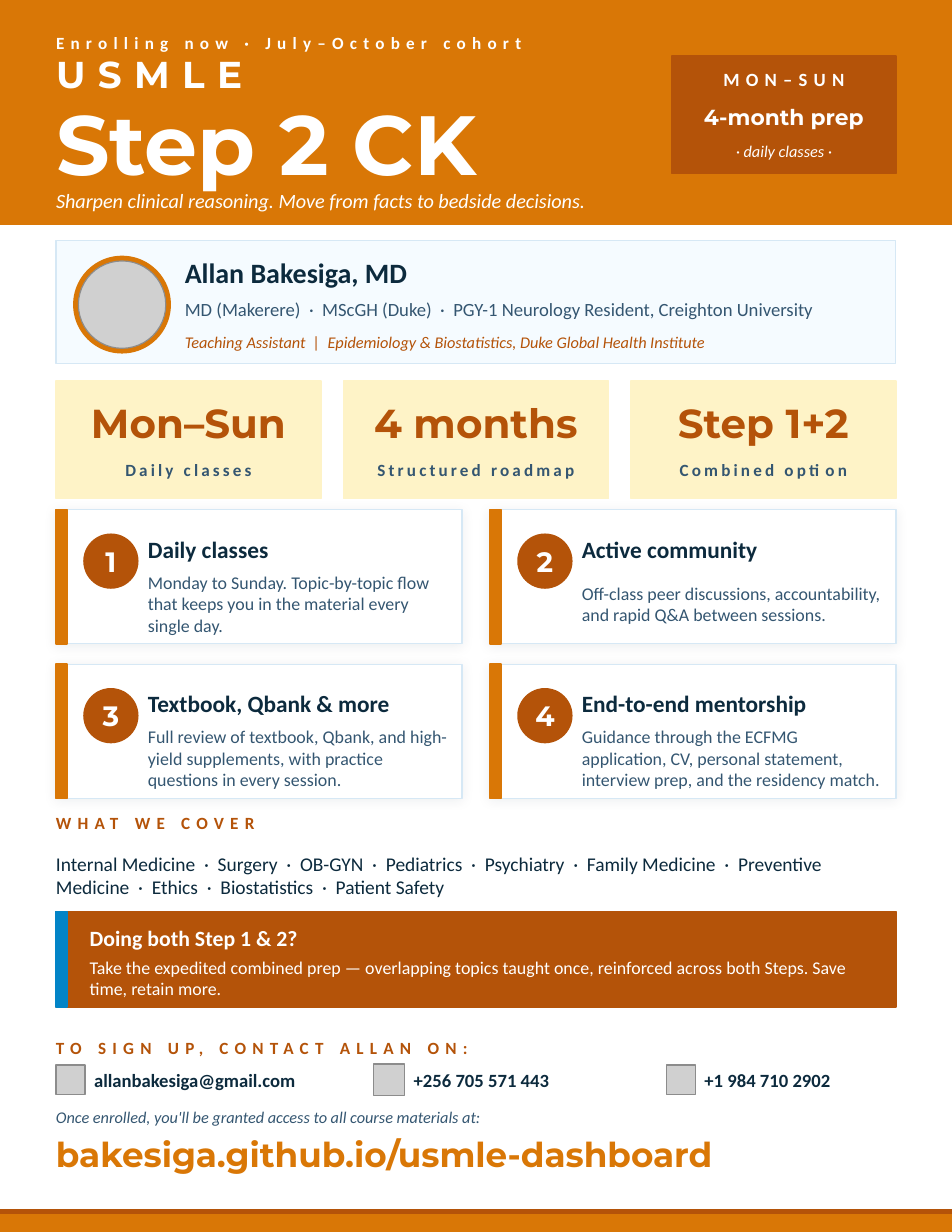
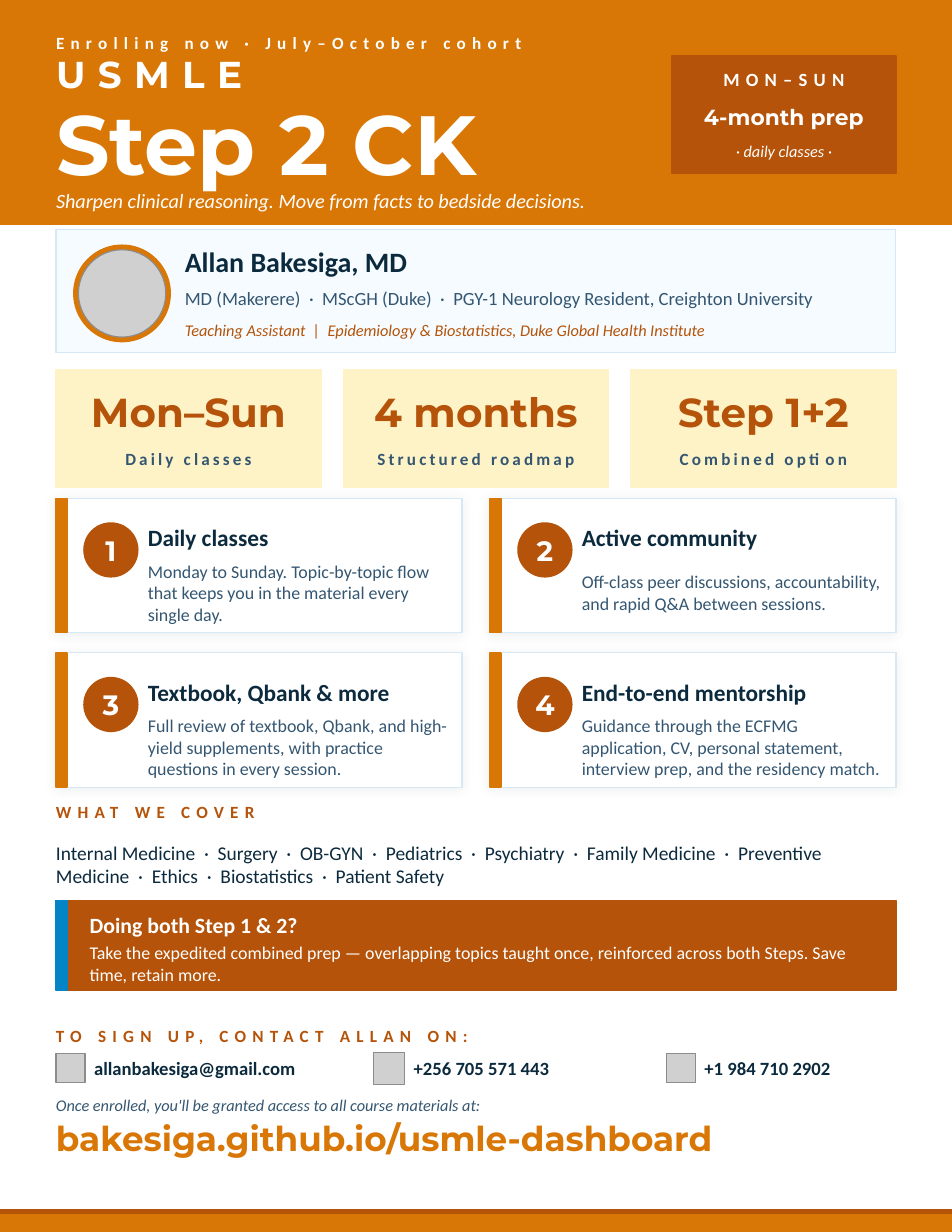
Before and after one commit to Bakesiga/usmle-dashboard, a slide deck: slide 1 of outputs/flyers/USMLE_Step2_Flyer.pptx. Drawn at 952x1232 pixels with LibreOffice and Linux fonts; fonts in the diff are those of the drawing; grey boxes stand for pictures. Boxes give left, top, right and bottom in pixels: in the first picture for what was removed or moved away, otherwise in the second. Text is boxed around its words. In the diff, an @@ line names an element or a change of style, - is before the commit and + after.

Commit message:
Flyers: balance white space between callout and 'TO SIGN UP' on Step 1
The 'TO SIGN UP, CONTACT ALLAN ON:' header was butting up
against the combined-prep callout because Step 1's longer
topics block pushed the callout end (~9.54) past the CTA
cap (9.50). Pulled upper content up by 0.10, slimmed the
callout box from 0.85 to 0.80, and lifted the CTA cap to
9.55 with a tighter URL h. Now ~0.16" of breathing room
between callout and header on Step 1.

```diff
--- a/outputs/flyers/USMLE_Step2_Flyer.pptx
+++ b/outputs/flyers/USMLE_Step2_Flyer.pptx
@@ 29 texts, 12 rectangles, 5 ellipses, 4 pictures: place and size @@
-29 texts, 12 rectangles, 5 ellipses, 4 pictures at [56, 241, 896, 1126]
+29 texts, 12 rectangles, 5 ellipses, 4 pictures at [56, 230, 896, 1114]
@@ rectangle: place and size @@
-rectangle at [56, 912, 896, 1007]
+rectangle at [56, 900, 896, 990]
@@ rectangle: place and size @@
-rectangle at [56, 912, 67, 1007]
+rectangle at [56, 900, 67, 990]
@@ text "Take the expedited combined prep ...": place and size @@
-text "Take the expedited combined prep ..." at [90, 961, 845, 997]
+text "Take the expedited combined prep ..." at [90, 946, 845, 983]
@@ text "bakesiga.github.io/usmle-dashboard": place and size @@
-text "bakesiga.github.io/usmle-dashboard" at [56, 1138, 712, 1174]
+text "bakesiga.github.io/usmle-dashboard" at [56, 1122, 712, 1158]
```
Also in this commit, not shown: 2 other files.
